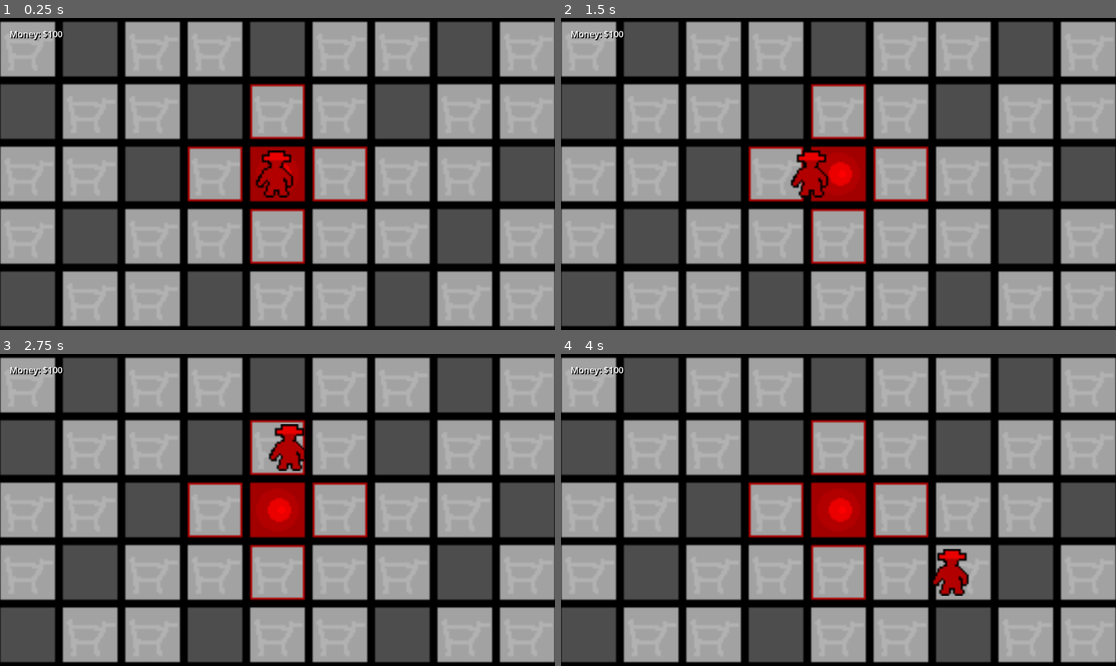
Above: before the commit, frames 1-4 (two rows, left to right).
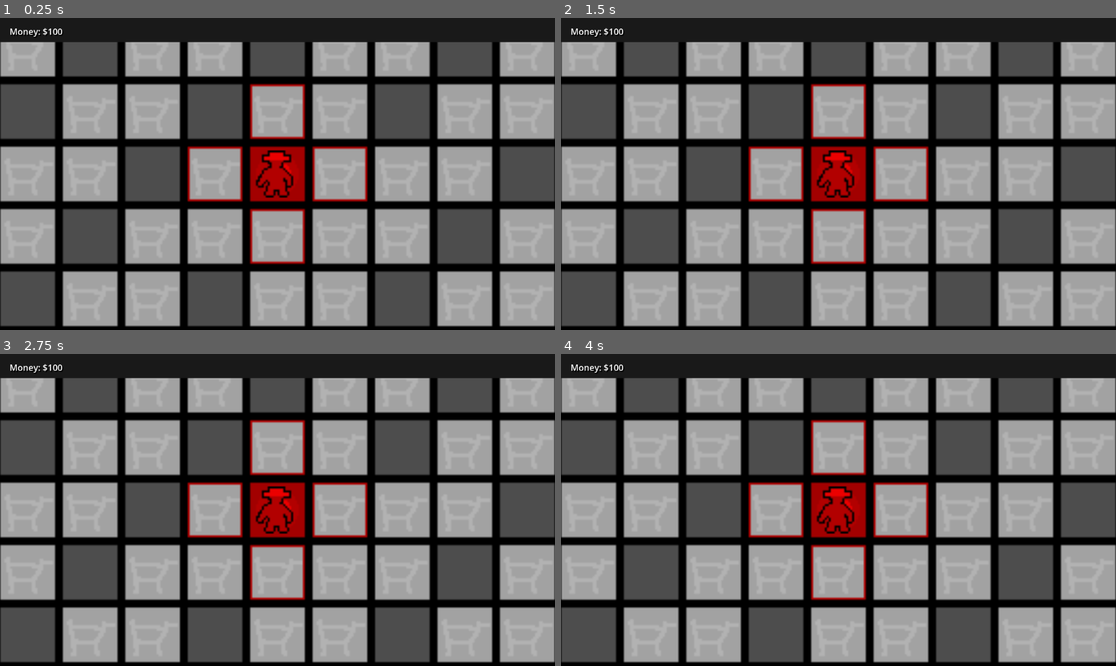
Above: after the commit, the same moments.

Repository: DATADEER/mobsters
Game: Godot game, scene res://Main.tscn
The game is run twice, just before and just after one commit, with the same random seed, the same clock (stepped at 60 frames per second) and the same inputs.
Inputs (mouse positions are in pixels of both pictures, inside the frame that each line leads up to):
- Up to frame 1 (0.25 s): no input
- Up to frame 2 (1.5 s): tap Enter at 0.5 s; move the mouse to (838, 174) at 0.52 s; click (838, 174) at 0.67 s; tap Space at 1.25 s; move the mouse to (727, 189) at 1.27 s; click (727, 189) at 1.42 s
- Up to frame 3 (2.75 s): move the mouse to (333, 441) at 2.02 s; click (333, 441) at 2.17 s
- Up to frame 4 (4 s): move the mouse to (810, 572) at 2.77 s; click (810, 572) at 2.92 s; move the mouse to (1005, 556) at 3.52 s; click (1005, 556) at 3.67 s

The runs differ from the first frame. In frame 1, 7.3% of the frame differs, in the area x 0-100%, y 0-8%; in frame 2, 8.4%; in frame 3, 8.6%, in the area x 0-100%, y 0-58%; in frame 4, 8.6%.

Commit message:
limit camera panning

Diff:
--- a/CameraController.gd
+++ b/CameraController.gd
@@ -7,6 +7,10 @@
 const DEFAULT_TILES_VISIBLE = 25  # Tiles visible by default (5x5)
 const MIN_TILES_VISIBLE = 9   # Most zoomed in (3x3)
 const MAX_TILES_VISIBLE = 100 # Most zoomed out (10x10)
+
+# Tilemap bounds (set by Main scene)
+var tilemap_bounds: Rect2i
+var tilemap_world_bounds: Rect2
 
 var min_zoom: float
 var max_zoom: float
@@ -79,6 +83,38 @@
 	elif mouse_pos.y > viewport_size.y - EDGE_SCROLL_MARGIN:
 		scroll_vector.y = 1
 
-	# Apply scrolling
+	# Apply scrolling with bounds checking
 	if scroll_vector != Vector2.ZERO:
-		global_position += scroll_vector * SCROLL_SPEED * delta / zoom.x
+		var new_position = global_position + scroll_vector * SCROLL_SPEED * delta / zoom.x
+		global_position = clamp_camera_position(new_position)
+
+func set_tilemap_bounds(grid_width: int, grid_height: int, tilemap: TileMap):
+	tilemap_bounds = Rect2i(0, 0, grid_width, grid_height)
+
+	# Convert to world coordinates
+	var top_left = tilemap.map_to_local(Vector2i(0, 0))
+	var bottom_right = tilemap.map_to_local(Vector2i(grid_width - 1, grid_height - 1))
+
+	# Add tile size to bottom_right to get the actual boundary
+	bottom_right += Vector2(TILE_SIZE, TILE_SIZE)
+
+	tilemap_world_bounds = Rect2(top_left, bottom_right - top_left)
+
+func clamp_camera_position(target_pos: Vector2) -> Vector2:
+	if tilemap_world_bounds.size == Vector2.ZERO:
+		return target_pos  # No bounds set yet
+
+	var viewport_size = get_viewport().get_visible_rect().size
+	var camera_half_size = viewport_size / (2.0 * zoom.x)
+
+	# Calculate bounds with one tile margin
+	var margin = TILE_SIZE
+	var min_x = tilemap_world_bounds.position.x - camera_half_size.x + margin
+	var max_x = tilemap_world_bounds.end.x + camera_half_size.x - margin
+	var min_y = tilemap_world_bounds.position.y - camera_half_size.y + margin
+	var max_y = tilemap_world_bounds.end.y + camera_half_size.y - margin
+
+	return Vector2(
+		clamp(target_pos.x, min_x, max_x),
+		clamp(target_pos.y, min_y, max_y)
+	)
--- a/Main.gd
+++ b/Main.gd
@@ -154,9 +154,11 @@
 func _unhandled_input(event):
 	if event is InputEventMouseButton and event.pressed:
 		if event.button_index == MOUSE_BUTTON_LEFT:
-			handle_tile_click(event.global_position)
-
-func handle_tile_click(screen_pos: Vector2):
+			handle_tile_left_click(event.global_position)
+		elif event.button_index == MOUSE_BUTTON_RIGHT:
+			handle_tile_right_click(event.global_position)
+
+func handle_tile_left_click(screen_pos: Vector2):
 	# Convert screen position to world position using camera
 	var camera = get_node("Camera2D")
 	var world_pos = screen_pos
@@ -164,25 +166,25 @@
 		world_pos = camera.get_global_mouse_position()
 
 	var tile_pos = tilemap.local_to_map(world_pos)
-	var mobster_pos = player_mobster.current_tile_pos
-
-	print("Clicked tile: ", tile_pos)
-	print("Mobster position: ", mobster_pos)
-	print("Is adjacent: ", is_adjacent_to_mobster(tile_pos))
+
+	print("Left-clicked tile: ", tile_pos)
 	print("Is owned: ", is_tile_owned(tile_pos))
-	print("Is capturable: ", is_store_capturable(tile_pos))
 
 	# Check if clicking on an owned store to show upgrade UI
 	if is_tile_owned(tile_pos) and get_tile_type_at(tile_pos) == TileType.STORE:
 		show_upgrade_ui(tile_pos)
 		return
 
-	# Check if mobster is on a capturable store and try to capture
-	if mobster_pos == tile_pos and is_store_capturable(tile_pos):
-		start_store_capture(tile_pos)
-		return
-
-	# Otherwise, move mobster to clicked tile
+func handle_tile_right_click(screen_pos: Vector2):
+	# Convert screen position to world position using camera
+	var camera = get_node("Camera2D")
+	var world_pos = screen_pos
+	if camera:
+		world_pos = camera.get_global_mouse_position()
+
+	var tile_pos = tilemap.local_to_map(world_pos)
+
+	print("Right-clicked tile: ", tile_pos)
 	print("Moving mobster to: ", tile_pos)
 	player_mobster.move_to_tile(tile_pos, tilemap, GRID_WIDTH, GRID_HEIGHT)
 
@@ -199,6 +201,11 @@
 
 func _on_mobster_movement_finished(_mobster: Mobster, new_tile_pos: Vector2i):
 	print("Mobster moved to: ", new_tile_pos)
+
+	# Auto-start capture if mobster moved onto a capturable store
+	if is_store_capturable(new_tile_pos):
+		print("Auto-starting capture of store at: ", new_tile_pos)
+		start_store_capture(new_tile_pos)
 
 func center_camera_on_hq():
 	var camera = get_node("Camera2D")
@@ -206,6 +213,9 @@
 		var center_x = GRID_WIDTH / 2.0
 		var center_y = GRID_HEIGHT / 2.0
 		var hq_world_pos = tilemap.map_to_local(Vector2i(int(center_x), int(center_y)))
+
+		# Set up camera bounds before positioning
+		camera.set_tilemap_bounds(GRID_WIDTH, GRID_HEIGHT, tilemap)
 		camera.global_position = hq_world_pos
 
 func initialize_store_states():
@@ -391,12 +401,20 @@
 	add_child(canvas_layer)
 
 	money_container = Control.new()
-	money_container.set_anchors_and_offsets_preset(Control.PRESET_TOP_LEFT)
-	money_container.position = Vector2(20, 20)
-	money_container.size = Vector2(200, 50)
+	money_container.set_anchors_and_offsets_preset(Control.PRESET_TOP_WIDE)
+	money_container.offset_bottom = 50  # Set height to 50px
 	money_container.mouse_entered.connect(_on_money_hover_enter)
 	money_container.mouse_exited.connect(_on_money_hover_exit)
 	canvas_layer.add_child(money_container)
+
+	# Add solid background to money container
+	var money_bg = Panel.new()
+	money_bg.set_anchors_and_offsets_preset(Control.PRESET_FULL_RECT)
+	var money_style_box = StyleBoxFlat.new()
+	money_style_box.bg_color = Color(0.1, 0.1, 0.1, 1.0)  # Solid dark gray
+	money_bg.add_theme_stylebox_override("panel", money_style_box)
+	money_bg.z_index = -1
+	money_container.add_child(money_bg)
 
 	money_label = Label.new()
 	money_label.text = "Money: $" + str(money)
@@ -405,6 +423,7 @@
 	money_label.add_theme_color_override("font_shadow_color", Color.BLACK)
 	money_label.add_theme_constant_override("shadow_offset_x", 2)
 	money_label.add_theme_constant_override("shadow_offset_y", 2)
+	money_label.position = Vector2(20, 15)  # Position within the header
 	money_container.add_child(money_label)
 
 	create_upgrade_ui(canvas_layer)
@@ -423,7 +442,7 @@
 		tooltip_label.add_theme_color_override("font_shadow_color", Color.BLACK)
 		tooltip_label.add_theme_constant_override("shadow_offset_x", 1)
 		tooltip_label.add_theme_constant_override("shadow_offset_y", 1)
-		tooltip_label.position = Vector2(0, 25)
+		tooltip_label.position = Vector2(20, 30)
 		money_container.add_child(tooltip_label)
 
 	tooltip_label.text = "Earning $" + str(get_income_per_cycle()) + " per cycle"
@@ -441,10 +460,18 @@
 	upgrade_ui_panel.visible = false
 	canvas_layer.add_child(upgrade_ui_panel)
 
-	# Background panel
+	# Background panel with border
 	var background = Panel.new()
 	background.set_anchors_and_offsets_preset(Control.PRESET_FULL_RECT)
-	background.add_theme_color_override("bg_color", Color(0.2, 0.2, 0.2, 0.9))
+	background.add_theme_color_override("bg_color", Color.BLACK)
+	var style_box = StyleBoxFlat.new()
+	style_box.bg_color = Color.BLACK
+	style_box.border_width_left = 2
+	style_box.border_width_right = 2
+	style_box.border_width_top = 2
+	style_box.border_width_bottom = 2
+	style_box.border_color = Color.WHITE
+	background.add_theme_stylebox_override("panel", style_box)
 	upgrade_ui_panel.add_child(background)
 
 	# Title label
